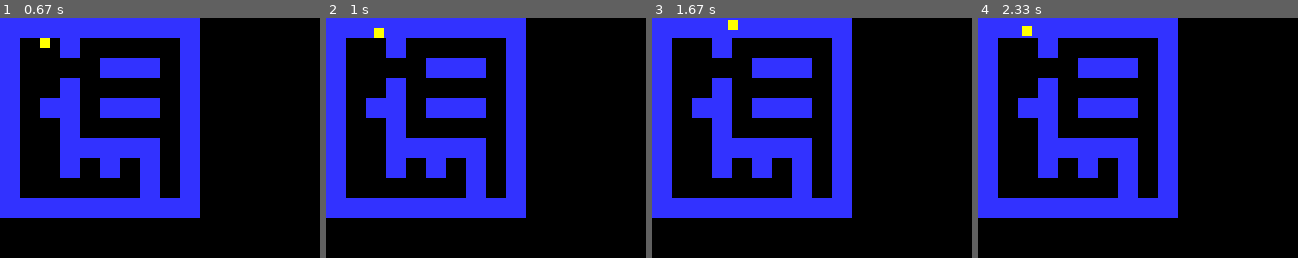
Above: before the commit, frames 1-4 (left to right).
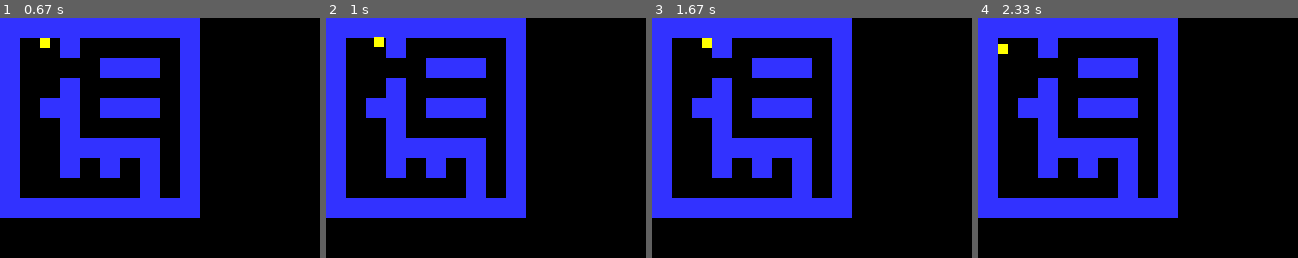
Above: after the commit, the same moments.

Repository: JavierRT7/RamosTurnes-classwork
Game: pygame game, started from pyGame/Maps/Maps.py
The game is run twice, just before and just after one commit, with the same random seed, the same clock (stepped at 60 frames per second) and the same inputs.
Inputs:
- Up to frame 1 (0.67 s): hold Right from 0.33 s (still down)
- Up to frame 2 (1 s): release Right at 0.8 s; hold Up from 0.83 s (still down)
- Up to frame 3 (1.67 s): release Up at 1.13 s; hold Right 1.17-1.63 s
- Up to frame 4 (2.33 s): hold Left 1.67-2.2 s; hold Down from 2.23 s (still down)
The pictures show only the part of the screen within x 0-50%, y 0-50%; the shares and areas given below are measured in that part.

Frame 1 is identical in both runs. In frame 2, 0.2% of the frame differs, in the area x 15-19%, y 4-13%; in frame 3, 0.3%, in the area x 15-27%, y 0-13%; in frame 4, 0.3%.

Commit message:
Update Maps.py

Diff:
--- a/pyGame/Maps/Maps.py
+++ b/pyGame/Maps/Maps.py
@@ -32,7 +32,8 @@
   # Define the constructor for snow
   def __init__(self, color, width, height):
     # Set speed of the sprite
-    self.player_speed_update = [0,0]
+    self.speed_x = 0
+    self.speed_y = 0
     # Call the sprite constructor
     super().__init__()
     # Create a sprite and fill it with colour
@@ -48,22 +49,24 @@
   def update(self):
     keys = pygame.key.get_pressed()
     if keys[pygame.K_UP]:
-      self.player_speed_update = [0,-1]
-      self.rect.y = self.rect.y + self.player_speed_update[1]
+      self.speed_y = -1
+      self.rect.y = self.rect.y + self.speed_y
     #End If
     if keys[pygame.K_DOWN]:
-      self.player_speed_update = [0,1]
-      self.rect.y = self.rect.y + self.player_speed_update[1]
+      self.speed_y = 1
+      self.rect.y = self.rect.y + self.speed_y
     #End If
     if keys[pygame.K_RIGHT]:
-      self.player_speed_update = [1,0]
-      self.rect.x = self.rect.x + self.player_speed_update[0]
+      self.speed_x = 1
+      self.rect.x = self.rect.x + self.speed_x
     #End If
     if keys[pygame.K_LEFT]:
-      self.player_speed_update = [-1,0]
-      self.rect.x = self.rect.x + self.player_speed_update[0]
+      self.speed_x = -1
+      self.rect.x = self.rect.x + self.speed_x
     #End If
 #End Class
+pacman_old_x = 20
+pacman_old_y = 20
 map = [[1,1,1,1,1,1,1,1,1,1],
 [1,0,0,0,0,0,0,0,0,1],
 [1,0,0,0,1,0,0,0,0,1],
@@ -107,8 +110,13 @@
   player_hit_list = pygame.sprite.spritecollide(pacman, wall_list, False)
   print (pacman.rect.x)
   for foo in player_hit_list:
-    pacman.player_speed_update = [0,0]
+    pacman.speed_x = 0
+    pacman.speed_y = 0
+    pacman.rect.x = pacman_old_x
+    pacman.rect.y = pacman_old_y
   #Next
+  pacman_old_x = pacman.rect.x
+  pacman_old_y = pacman.rect.y
   # -- Game logic goes after this comment
   all_sprites_list.update()
   # -- Screen background is BLACK
